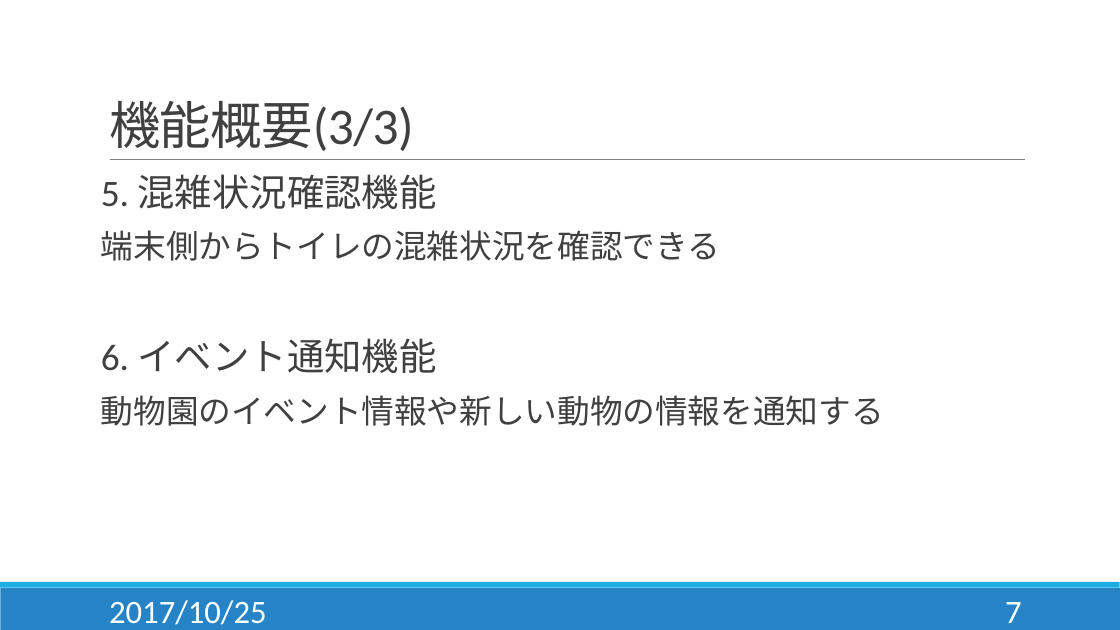
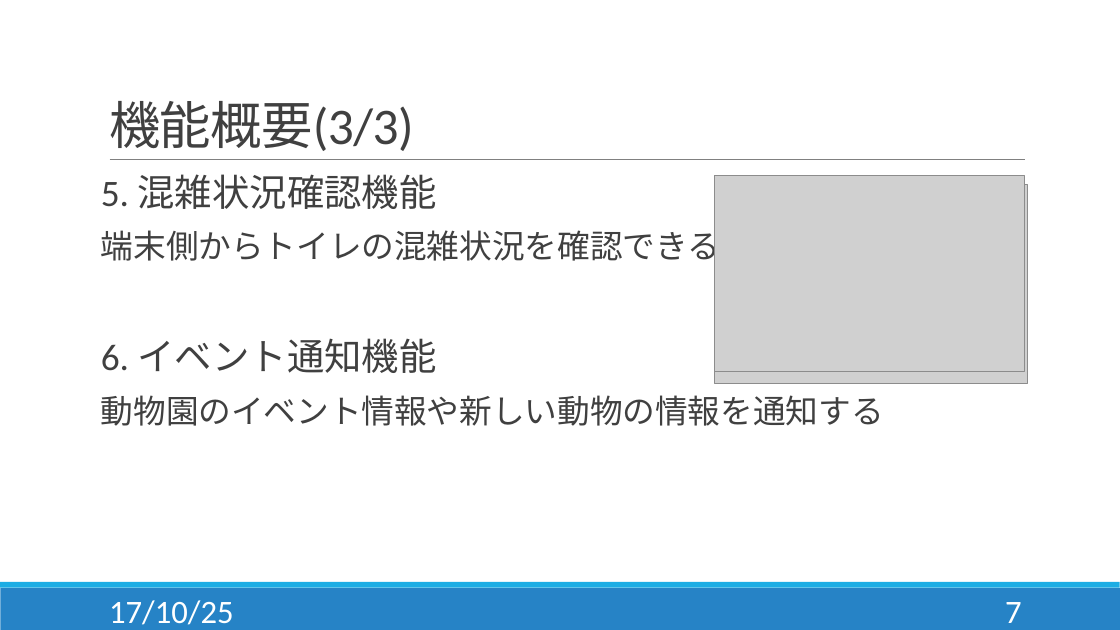
Before and after one commit to Hamato190360c/Siesta, a slide deck: slide 7 of 提案書発表/システム提案書_発表.pptx. Drawn at 1120x630 pixels with LibreOffice and Linux fonts; fonts in the diff are those of the drawing; grey boxes stand for pictures. Boxes give left, top, right and bottom in pixels: in the first picture for what was removed or moved away, otherwise in the second. Text is boxed around its words. In the diff, an @@ line names an element or a change of style, - is before the commit and + after.

```diff
--- a/提案書発表/システム提案書_発表.pptx
+++ b/提案書発表/システム提案書_発表.pptx
@@ picture added at [715, 176, 1025, 371] @@
@@ picture added at [715, 184, 1028, 383] @@
@@ text at [109, 600, 233, 625]: text changed @@
-2017/10/25
+17/10/25
```
Also in this commit, not shown: 20 other slides changed.
